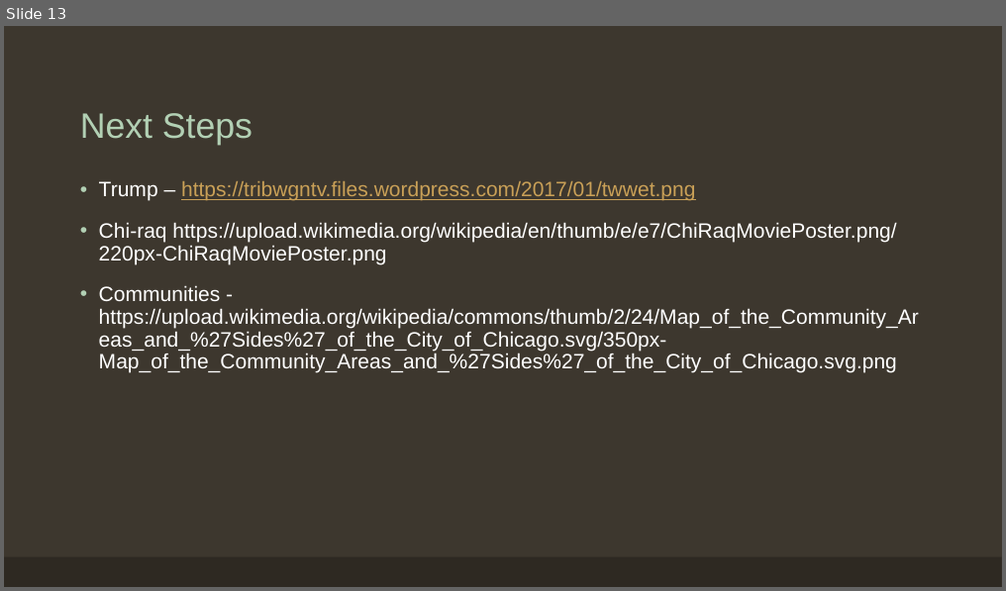
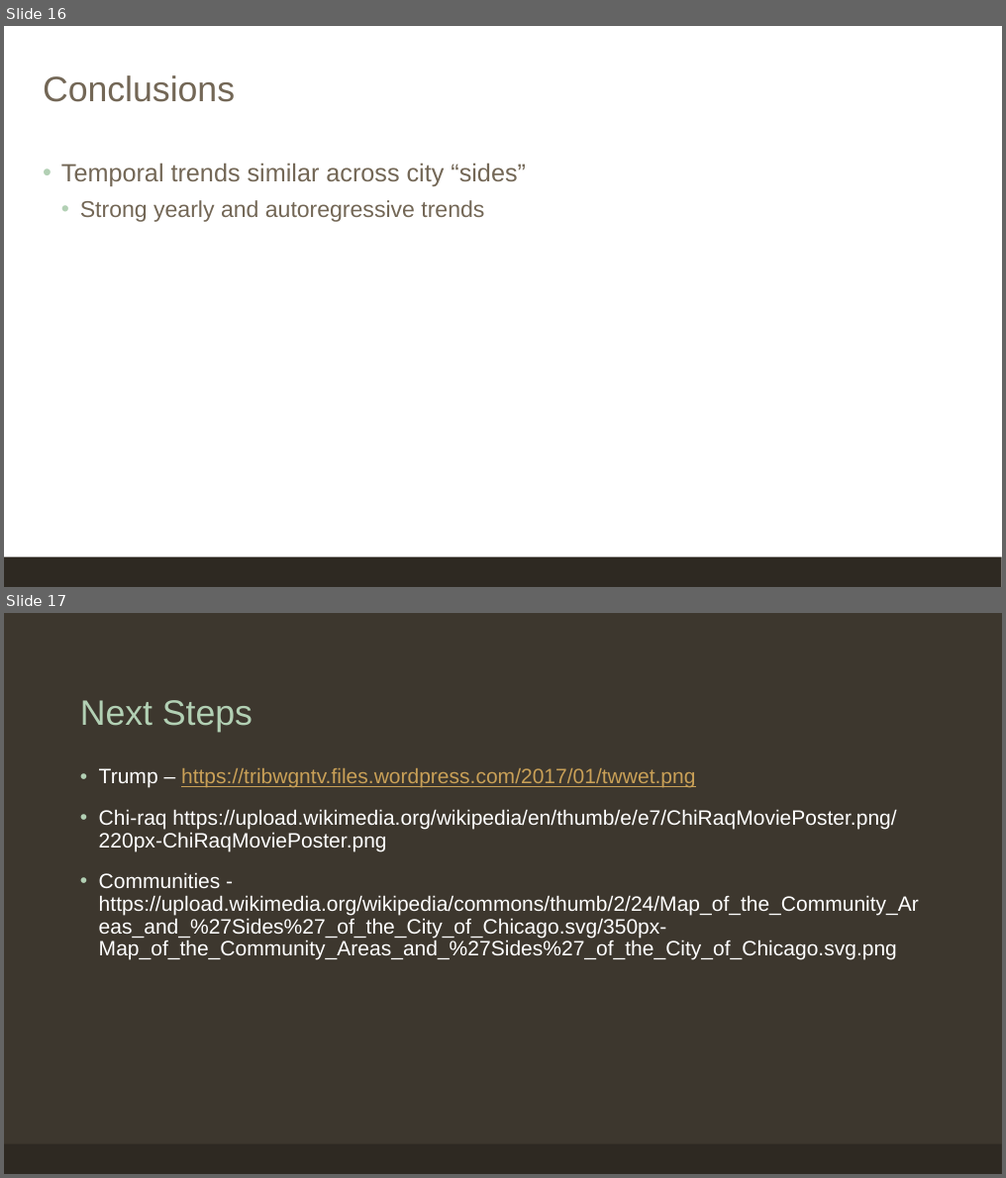
Before and after one commit to EEPlei/Americas-Warzone-Class-Project, a slide deck: Slides/final_slides.pptx. Shown one above the other, each under a label of ours: slide 13 before the commit, slides 16 and 17 after it. The pictures are 1006x591 and 1006x1178 pixels, drawn with LibreOffice and Linux fonts; fonts in the diff are those of the drawing. Boxes give left, top, right and bottom in pixels: in the first picture for what was removed or moved away, otherwise in the second. Text is boxed around its words. In the diff, an @@ line names an element or a change of style, - is before the commit and + after.

Commit message:
Added temporal plots  to slides

```diff
--- a/Slides/final_slides.pptx
+++ b/Slides/final_slides.pptx
@@ slide 16 added at box(4, 26, 1002, 587), background #FFFFFF; not listed: 1 template element that a slide beside it also shows @@
@@ title added at box(43, 76, 235, 102), 34 pt, text #736756 @@
+Conclusions
@@ text added at box(61, 163, 526, 222), 24 pt, text #736756 @@
+• Temporal trends similar across city “sides”
+  • Strong yearly and autoregressive trends
@@ what was slide 13 is now slide 17 @@
```
Also in this commit, not shown: 4 slides changed, 5 other slides added, 2 slides removed.
